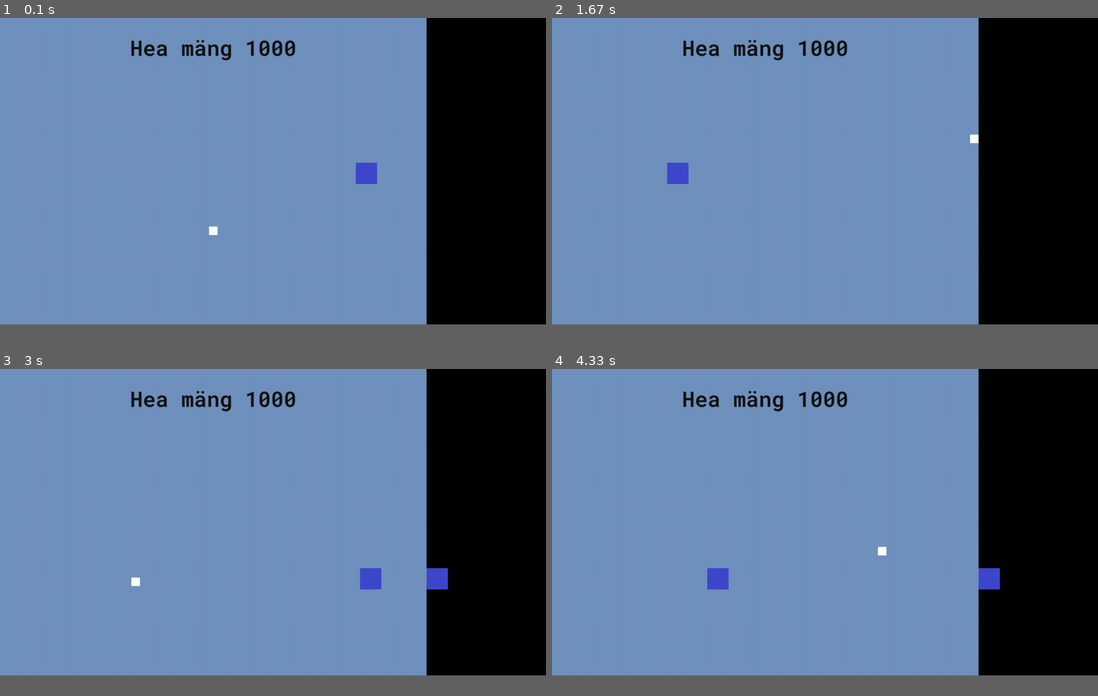
Above: before the commit, frames 1-4 (two rows, left to right).
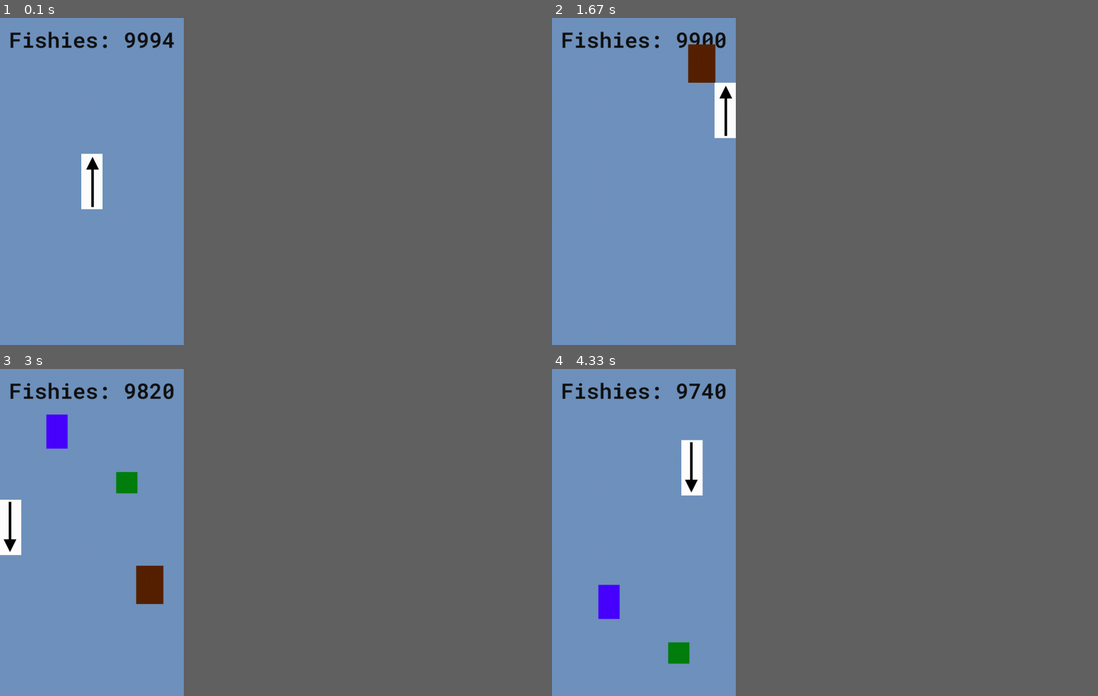
Above: after the commit, the same moments.

Repository: loorand/pygame-projekt
Game: pygame game, started from game.py
Two runs of this game, one before a commit and one after it. Both use one fixed random seed, a clock stepped at 60 frames per second and the inputs below.
Inputs:
- Up to frame 1 (0.1 s): no input
- Up to frame 2 (1.67 s): hold Right 0.33-0.8 s; hold Up 0.83-1.13 s; hold Right 1.17-1.63 s
- Up to frame 3 (3 s): hold Left 1.67-2.2 s; hold Down 2.23-2.53 s; hold Left 2.57-2.97 s
- Up to frame 4 (4.33 s): hold Up 3-3.37 s; hold Right 3.4-4.03 s; hold Down from 4.07 s (still down)
In our replay, the window is 900x506 before the commit and 303x540 after it. These sizes can differ from the game's own. Grey fills any space a smaller window leaves; there, only what the larger window draws over its background counts as a difference.

The runs differ from the first frame. In frame 1, 23% of the frame differs, in the area x 1-100%, y 0-94%; in frame 2, 23%; in frame 3, 24%, in the area x 0-100%, y 0-94%; in frame 4, 23%.

Commit message:
Energy added, window resized

Diff:
--- a/game.py
+++ b/game.py
@@ -6,17 +6,23 @@
 def scores():
     global score
     # collision
-    if player_rect.colliderect(square_rect):
-        score -= 50
-    if player_rect.colliderect(heal_rect):
-        score += 5
-    score_surface = font.render(f"Hea mäng {score}", True, "#111111").convert_alpha()
-    score_rect = score_surface.get_rect(center = (500,69))
+    #if player_rect.colliderect(barrel_rect):
+    #    score -= 50
+    if player_rect.colliderect(duck_rect):
+        score -= 1
+    if player_rect.colliderect(energy_rect):
+        energy_rect.bottom = -500
+        energy_rect.x = random.randint(25, 417)
+        score += 100
+    score -= 1
+    # HETKEL LOEB SKOORI VEEL VANAMOODI e MITTE AJA JÄRGI
+    score_surface = font.render(f"Fishies: {score}", True, "#111111").convert_alpha()
+    score_rect = score_surface.get_rect(center = (216,50))
     screen.blit(score_surface, score_rect)
 
 # pygame initialisation and display config (size, used fonts)
 pygame.init()
-screen = pygame.display.set_mode((1280,720)) # 16:9
+screen = pygame.display.set_mode((432,768)) # 9:16
 pygame.display.set_caption("Swimming with the Fishies")
 clock = pygame.time.Clock()
 font = pygame.font.Font("fonts/RobotoMono-Semibold.ttf", 50)
@@ -25,20 +31,27 @@
 bg_surface = pygame.image.load("graphics/background.png").convert_alpha()
 
 # arguments
-score = 1000
-speed = 6
+score = 10000
+speed = 5
 
-# square surface / spawn location
-square_surface = pygame.image.load("graphics/square.png").convert_alpha()
-square_rect = square_surface.get_rect(midleft = (random.randint(0, 1000), random.randint(25, 975)))
+# barrel surface / spawn location
+barrel_surface = pygame.image.load("graphics/barrel.png").convert_alpha()
+barrel_rect = barrel_surface.get_rect(center = (random.randint(32,400), random.randint(-500,-200)))
 
-# healer surface / spawn location
-heal_surface = pygame.image.load("graphics/heal.png").convert_alpha()
-heal_rect = heal_surface.get_rect(midleft = (random.randint(1000, 5000), random.randint(25, 975)))
+# duck surface / spawn location
+duck_surface = pygame.image.load("graphics/duck.png").convert_alpha()
+duck_rect = duck_surface.get_rect(center = (random.randint(25,417), random.randint(-1000,-500)))
+
+# energy surface / spawn location
+energy_surface = pygame.image.load("graphics/energy.png").convert_alpha()
+energy_rect = duck_surface.get_rect(center = (random.randint(25,417), random.randint(-1500,-500)))
 
 # player surface / spawn location
 player_surface = pygame.image.load("graphics/player.png").convert_alpha()
-player_rect = player_surface.get_rect(center = (500,500))
+player_rect = player_surface.get_rect(center = (216,384))
+
+# rotations
+player_surface_down = pygame.transform.rotate(player_surface, 180)
 
 game = True
 # main loop
@@ -52,65 +65,69 @@
         if not game:
             if event.type == pygame.KEYDOWN and event.key == pygame.K_s:
                 game = True
-                score = 1000
-                square_rect = square_surface.get_rect(midleft = (random.randint(0, 1000), random.randint(25, 975)))
-                heal_rect = heal_surface.get_rect(midleft = (random.randint(1000, 5000), random.randint(25, 975)))
-                player_rect = player_surface.get_rect(center = (500,500))
+                score = 10000
+                barrel_rect = barrel_surface.get_rect(center = (random.randint(32,400), random.randint(-500,-200)))
+                duck_rect = duck_surface.get_rect(center = (random.randint(25,417), random.randint(-1000,-500)))
+                player_rect = player_surface.get_rect(center = (216,284))
 
     if game:
         # player movement
         player_speed = 2 * speed
+        if player_rect.colliderect(duck_rect):
+            player_speed *= 0.5
         keys = pygame.key.get_pressed()
         if keys[pygame.K_f]:
             player_speed = speed
         if keys[pygame.K_UP]:
             player_rect.y -= player_speed
         if keys[pygame.K_DOWN]:
-            player_rect.y += player_speed
+            player_rect.y += player_speed * 0.5
+            player_surface = player_surface_down
         if keys[pygame.K_LEFT]:
-            player_rect.x -= player_speed
+            player_rect.x -= player_speed * 0.8
         if keys[pygame.K_RIGHT]:
-            player_rect.x += player_speed
+            player_rect.x += player_speed * 0.8
 
         # background & text/score function
         screen.blit(bg_surface,(0,0))
         scores()
 
-        # square positioning
-        keys = pygame.key.get_pressed()
-        if keys[pygame.K_f]:
-            square_rect.x -= speed / 2
-        square_rect.x -= speed
-        if square_rect.right <= 0:
-            square_rect.left = 1000
-            square_rect.y = random.randint(25, 975)
+        # barrel positioning
+        barrel_rect.y += speed
+        if barrel_rect.top >= 768:
+            barrel_rect.bottom = random.randint(-250,-200)
+            barrel_rect.x = random.randint(32, 400)
 
-        # heal positioning
-        keys = pygame.key.get_pressed()
-        if keys[pygame.K_f]:
-            heal_rect.x -= speed / 2
-        heal_rect.x -= speed
-        if heal_rect.right <= -2000:
-            heal_rect.left = 1000
-            heal_rect.y = random.randint(25, 975)
+        # duck positioning
+        duck_rect.y += speed
+        if duck_rect.top >= 768:
+            duck_rect.bottom = random.randint(-400,-350)
+            duck_rect.x = random.randint(25, 417)
+
+        # energy positioning
+        energy_rect.y += speed * 0.9
+        if energy_rect.top >= 768:
+            energy_rect.bottom = -500
+            energy_rect.x = random.randint(25, 417)
 
         # collision
-        #if player_rect.colliderect(square_rect):
-        #    player_rect.right = square_rect.left
+        if player_rect.colliderect(barrel_rect):
+            player_rect.top = barrel_rect.bottom
 
         # player positioning
-        if player_rect.right <= 20:
-            player_rect.right = 20
-        if player_rect.left >= 980:
-            player_rect.left = 980
-        if player_rect.top >= 980:
-            player_rect.top = 980
-        if player_rect.bottom <= 20:
-            player_rect.bottom = 20
+        if player_rect.right <= 50:
+            player_rect.right = 50
+        if player_rect.left >= 382:
+            player_rect.left = 382
+        if player_rect.top >= 768:
+            game = False
+        if player_rect.bottom <= 130:
+            player_rect.bottom = 130
 
-        # square & player blit
-        screen.blit(square_surface,square_rect)
-        screen.blit(heal_surface,heal_rect)
+        # barrel & player blit
+        screen.blit(barrel_surface,barrel_rect)
+        screen.blit(duck_surface,duck_rect)
+        screen.blit(energy_surface,energy_rect)
         screen.blit(player_surface,player_rect)
 
         # game over
Binary file changed: graphics/background.png
Binary file added: graphics/barrel.png
Binary file added: graphics/duck.png
Binary file added: graphics/energy.png
Binary file removed: graphics/heal.png
Binary file changed: graphics/player.png
Binary file removed: graphics/square.png
